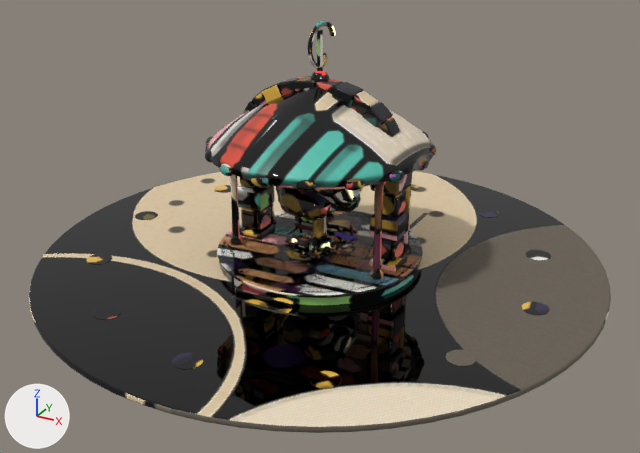
Before and after pictures for a commit that changed the Blender file Blender/SourceModels/HubProps.blend.
One viewpoint serves both versions: a 50 mm lens placed at (9.86, -17.93, 9.95), pointed at (0.37, -0.66, 1.31). Lighting does not change. The marker at lower left points along +X, +Y and +Z. The older version comes first. Objects named as collision shapes, trigger or cutter boxes, shadow casters or lower levels of detail are left out.

Objects in the first picture: 'Bandstand_Body_LOD0', 'Bench_Body', 'FlowerBed_Body', 'GatePiano_Body', 'Plaza_Body', 'TreeBlossom_Body_LOD0', 'TreeRound_Body_LOD0' and 2 more.
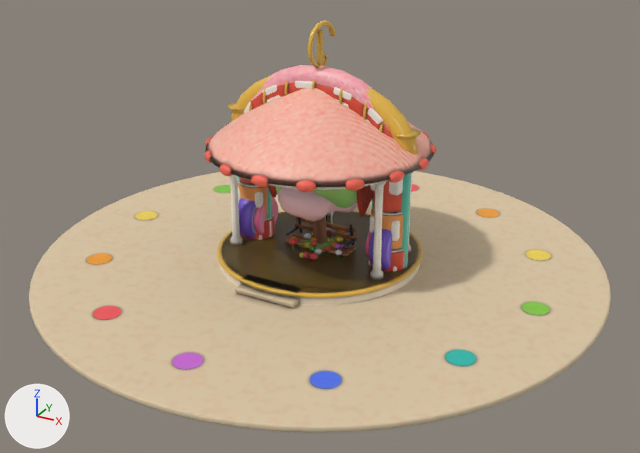
Pixel boxes (x1, y1, x2, y2) of what changed, in the pictures (640 x 453 px):
'GateDrums_Body', added (mostly hidden): after (238, 80, 408, 271)
'GateOrchestra_Body', added (mostly hidden): after (231, 75, 418, 217)
'GateCarnival_Body', added (pink): after (251, 65, 380, 116)
'GateStudio_Body', added: after (238, 198, 392, 270)
'GateWind_Body', added (mostly hidden): after (228, 102, 421, 268)
'GateStrings_Body', added (mostly hidden): after (320, 212, 332, 224)
part 1 of me_base_001, surface changed: (205, 20, 436, 313) in both
part 2 of me_pillar_1_0_001, surface changed: before (238, 76, 411, 271); after (238, 81, 403, 271)
part 3 of me_trunk_001, surface changed (grey to green): (276, 186, 357, 244) in both
part 4 of me_trunk_002, surface changed (lighter): (278, 187, 358, 221) in both
part 5 of me_kerb_001, surface changed (lighter): (289, 228, 348, 260) in both
part 6 of me_plazadisc_001, surface changed (lighter): (29, 171, 611, 433) in both

The change, as a list of edits to the scene's bpy script:
```text
Change me_base_001:
    used by ob_bandstand_body_lod0; parent = ob_bandstand; location = (0.0, 0.0, 0.0)
    remove me_base_001.from_pydata(...)  # 4772 vertices, 4870 faces; spans x -2.8..2.8, y -2.92..2.8, z 0.0..6.09
    add me_base_001.from_pydata(...)  # 4772 vertices, 4868 faces; spans x -2.8..2.8, y -2.92..2.8, z 0.0..6.09
    me_base_001 part 1: 4842 kept faces spanning x -2.8..2.8, y -2.92..2.8, z 0.0..6.09 get new texture (UV) coordinates
    edits to the shape of me_base_001 do not show in these pictures
Change me_pillar_1_0_001:
    where me_pillar_1_0_001.from_pydata(...)  # 2966 vertices, 3036 faces; spans x -2.35..2.35, y -0.45..0.45, z 0.03..4.76
    used by ob_gatepiano_body; parent = ob_gatepiano; location = (0.0, 0.0, 0.0)
    me_pillar_1_0_001 part 2: texture (UV) coordinates of 3036 of 3036 faces, centred in x -2.35..2.35, y -0.45..0.45, z 0.03..4.75, changed; they spanned u 0.0..0.97, v 0.0..1.0 and now span u 0.01..0.98, v 0.01..0.99
Change me_trunk_001:
    used by ob_treeround_body_lod0; parent = ob_treeround; location = (0.0, 0.0, 0.0)
    remove me_trunk_001.from_pydata(...)  # 488 vertices, 623 faces; spans x -1.12..1.12, y -0.99..0.98, z 0.0..3.34
    add me_trunk_001.from_pydata(...)  # 487 vertices, 611 faces; spans x -1.12..1.12, y -0.99..0.98, z 0.0..3.34
    me_trunk_001 part 3: 611 kept faces spanning x -1.12..1.12, y -0.99..0.98, z 0.0..3.34 get new texture (UV) coordinates
    edits to the shape of me_trunk_001 do not show in these pictures
Change me_trunk_002:
    used by ob_treeblossom_body_lod0; parent = ob_treeblossom; location = (0.0, 0.0, 0.0)
    remove me_trunk_002.from_pydata(...)  # 452 vertices, 568 faces; spans x -1.14..1.09, y -1.12..1.11, z 0.0..2.88
    add me_trunk_002.from_pydata(...)  # 451 vertices, 556 faces; spans x -1.14..1.09, y -1.12..1.11, z 0.0..2.88
    me_trunk_002 part 4: 556 kept faces spanning x -1.14..1.09, y -1.12..1.11, z 0.0..2.88 get new texture (UV) coordinates
    edits to the shape of me_trunk_002 do not show in these pictures
Change me_kerb_001:
    where me_kerb_001.from_pydata(...)  # 1352 vertices, 1358 faces; spans x -1.1..1.1, y -1.1..1.1, z 0.0..0.77
    used by ob_flowerbed_body; parent = ob_flowerbed; location = (0.0, 0.0, 0.0)
    me_kerb_001 part 5: 1358 kept faces spanning x -1.1..1.1, y -1.1..1.1, z 0.0..0.77 get new texture (UV) coordinates
Change me_plazadisc_001:
    used by ob_plaza_body; parent = ob_plaza; location = (0.0, 0.0, 0.0)
    remove me_plazadisc_001.from_pydata(...)  # 2208 vertices, 1868 faces; spans x -7.12..7.12, y -7.12..7.12, z -0.03..0.14
    add me_plazadisc_001.from_pydata(...)  # 2208 vertices, 1867 faces; spans x -7.12..7.12, y -7.12..7.12, z -0.03..0.14
    me_plazadisc_001 part 6: 1860 kept faces spanning x -7.12..7.12, y -7.12..7.12, z -0.03..0.14 get new texture (UV) coordinates
    edits to the shape of me_plazadisc_001 do not show in these pictures
Add ob_gatecarnival_body:
    ob_gatecarnival_body = bpy.data.objects.new('GateCarnival_Body', me_pole_1_001)  # 1102 vertices, 1137 faces; spans x -2.2..2.2, y -0.51..0.3, z 0.0..5.08
    ob_gatecarnival_body.parent = ob_gatecarnival
    ob_gatecarnival_body.location = (0.0, 0.0, 0.0)
Add ob_gatecarnival:
    ob_gatecarnival = bpy.data.objects.new('GateCarnival', None)
    ob_gatecarnival.location = (0.0, 0.0, 0.0)
Add ob_gatestudio_body:
    ob_gatestudio_body = bpy.data.objects.new('GateStudio_Body', me_cup_1_001)  # 1210 vertices, 1146 faces; spans x 0.25..4.93, y -0.7..0.7, z -2.15..2.15
    ob_gatestudio_body.parent = ob_gatestudio
    ob_gatestudio_body.location = (0.0, 0.0, 0.0)
    ob_gatestudio_body.rotation_euler = (0.0, -1.571, 0.0)  # degrees (0, -90, 0)
Add ob_gatestudio:
    ob_gatestudio = bpy.data.objects.new('GateStudio', None)
    ob_gatestudio.location = (0.0, 0.0, 0.0)
Add ob_gateorchestra_body:
    ob_gateorchestra_body = bpy.data.objects.new('GateOrchestra_Body', me_col_1_001)  # 1835 vertices, 2010 faces; spans x -2.55..2.55, y -0.44..0.32, z 0.0..4.95
    ob_gateorchestra_body.parent = ob_gateorchestra
    ob_gateorchestra_body.location = (0.0, 0.0, 0.0)
Add ob_gateorchestra:
    ob_gateorchestra = bpy.data.objects.new('GateOrchestra', None)
    ob_gateorchestra.location = (0.0, 0.0, 0.0)
Add ob_gatewind_body:
    ob_gatewind_body = bpy.data.objects.new('GateWind_Body', me_pipe_10_001)  # 1309 vertices, 1230 faces; spans x -2.58..2.58, y -0.58..0.34, z 0.0..4.97
    ob_gatewind_body.parent = ob_gatewind
    ob_gatewind_body.location = (0.0, 0.0, 0.0)
Add ob_gatewind:
    ob_gatewind = bpy.data.objects.new('GateWind', None)
    ob_gatewind.location = (0.0, 0.0, 0.0)
Add ob_gatestrings_body:
    ob_gatestrings_body = bpy.data.objects.new('GateStrings_Body', me_neck_1_001)  # 1866 vertices, 1862 faces; spans x -2.19..2.19, y -0.39..0.3, z 0.0..4.85
    ob_gatestrings_body.parent = ob_gatestrings
    ob_gatestrings_body.location = (0.0, 0.0, 0.0)
Add ob_gatestrings:
    ob_gatestrings = bpy.data.objects.new('GateStrings', None)
    ob_gatestrings.location = (0.0, 0.0, 0.0)
Add ob_gatedrums_body:
    ob_gatedrums_body = bpy.data.objects.new('GateDrums_Body', me_drum_10_001)  # 3442 vertices, 3162 faces; spans x -2.38..2.38, y -0.48..0.48, z 0.0..4.93
    ob_gatedrums_body.parent = ob_gatedrums
    ob_gatedrums_body.location = (0.0, 0.0, 0.0)
Add ob_gatedrums:
    ob_gatedrums = bpy.data.objects.new('GateDrums', None)
    ob_gatedrums.location = (0.0, 0.0, 0.0)
```
